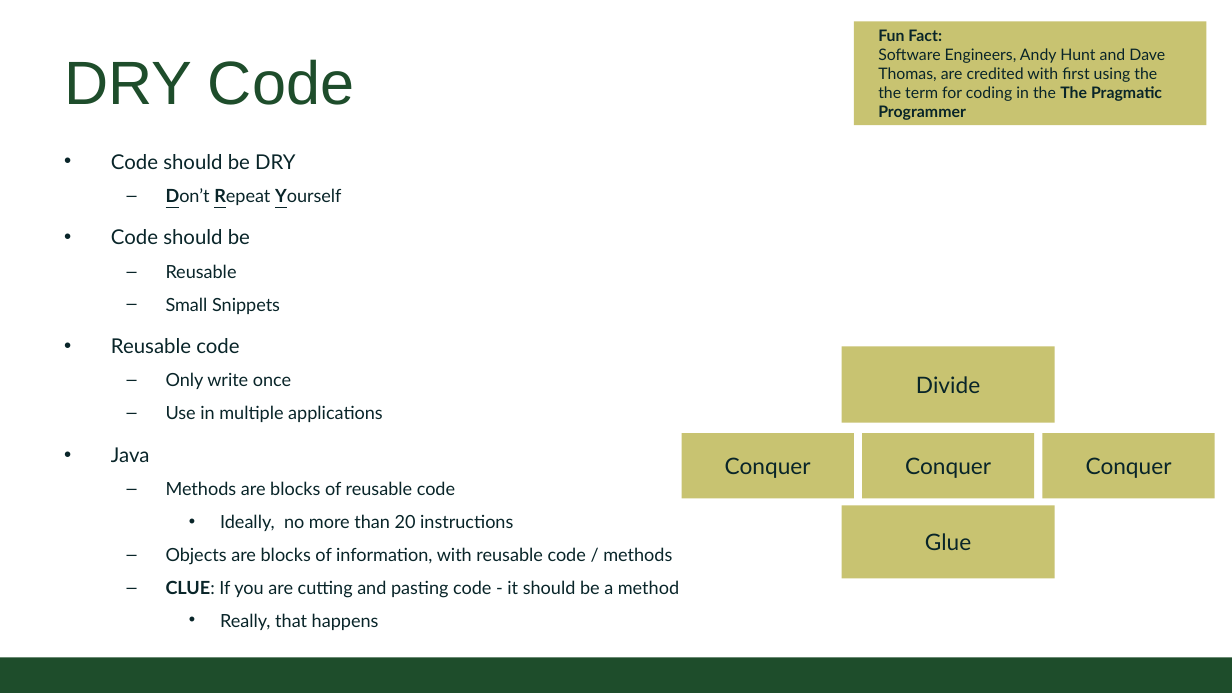
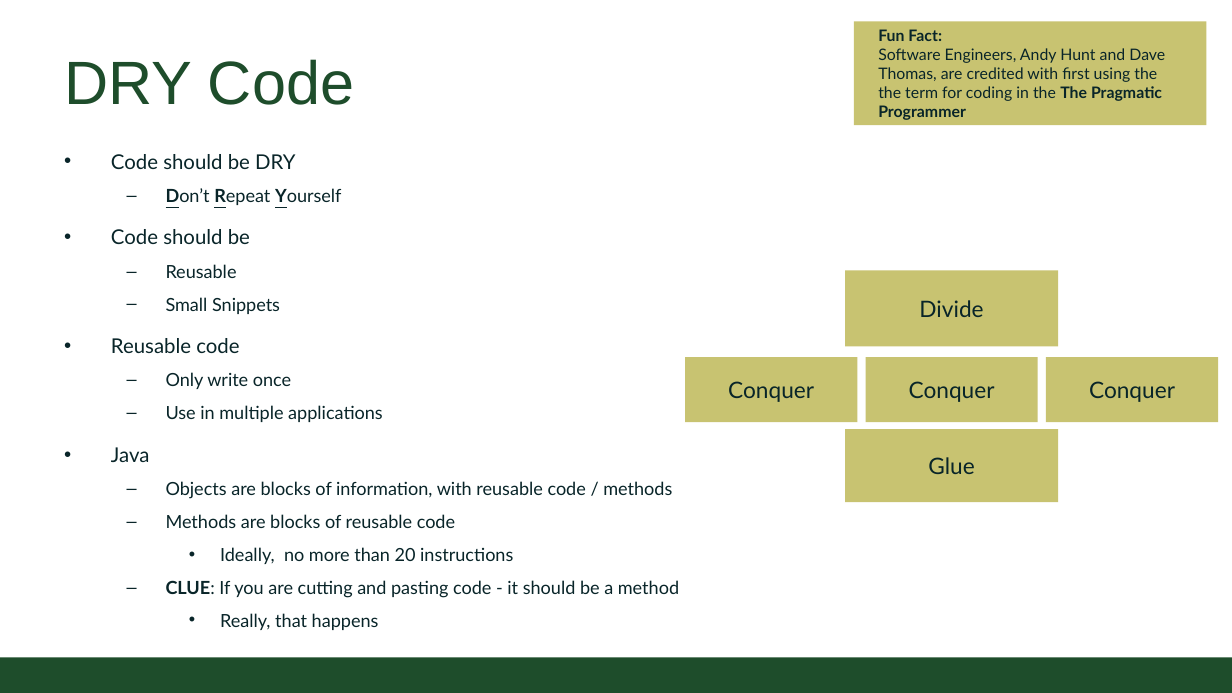
Before and after one commit to CSU-CompSci-CS163-4/Handouts, a slide deck: slide 6 of slides/On-Campus/02_02_ObjectsMethods.pptx. Drawn at 1232x693 pixels with LibreOffice and Linux fonts; fonts in the diff are those of the drawing; background and template pictures are left out. Boxes give left, top, right and bottom in pixels: in the first picture for what was removed or moved away, otherwise in the second. Text is boxed around its words. In the diff, an @@ line names an element or a change of style, - is before the commit and + after.

Commit message:
added practice 1 slide, moved a couple slides

```diff
--- a/slides/On-Campus/02_02_ObjectsMethods.pptx
+++ b/slides/On-Campus/02_02_ObjectsMethods.pptx
@@ 5 rectangles: place and size @@
-5 rectangles at box(682, 347, 1215, 578)
+5 rectangles at box(685, 271, 1218, 502)
@@ text at box(166, 481, 672, 499): paragraph added @@
+  – Objects are blocks of information, with reusable code / methods
@@ text at box(166, 547, 672, 565): paragraph removed @@
-  – Objects are blocks of information, with reusable code / methods
```
Also in this commit, not shown: 2 other slides changed, 1 slide added, 1 other file.
